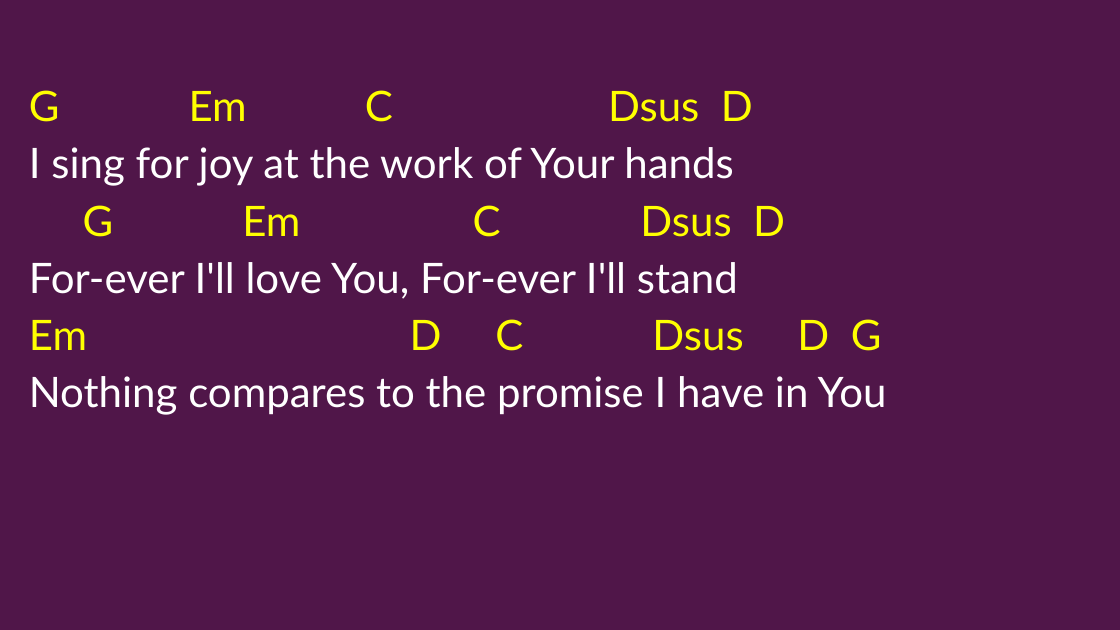
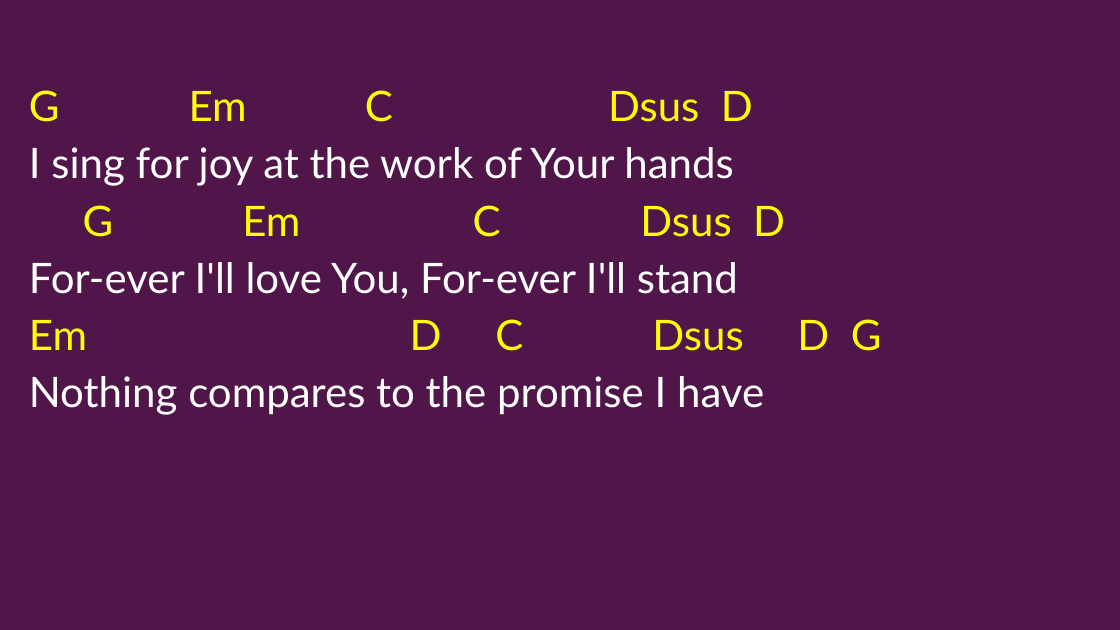
Before and after one commit to kendall412/worship, a slide deck: slide 20 of set/2026-10-11 ECBC-CH.pptx. Drawn at 1120x630 pixels with LibreOffice and Linux fonts; fonts in the diff are those of the drawing. Boxes give left, top, right and bottom in pixels: in the first picture for what was removed or moved away, otherwise in the second. Text is boxed around its words. In the diff, an @@ line names an element or a change of style, - is before the commit and + after.

```diff
--- a/set/2026-10-11 ECBC-CH.pptx
+++ b/set/2026-10-11 ECBC-CH.pptx
@@ subtitle at (29, 376, 764, 415): text changed @@
-Nothing compares to the promise I have in You
+Nothing compares to the promise I have
```
Also in this commit, not shown: 2 other slides changed, 1 other file.
